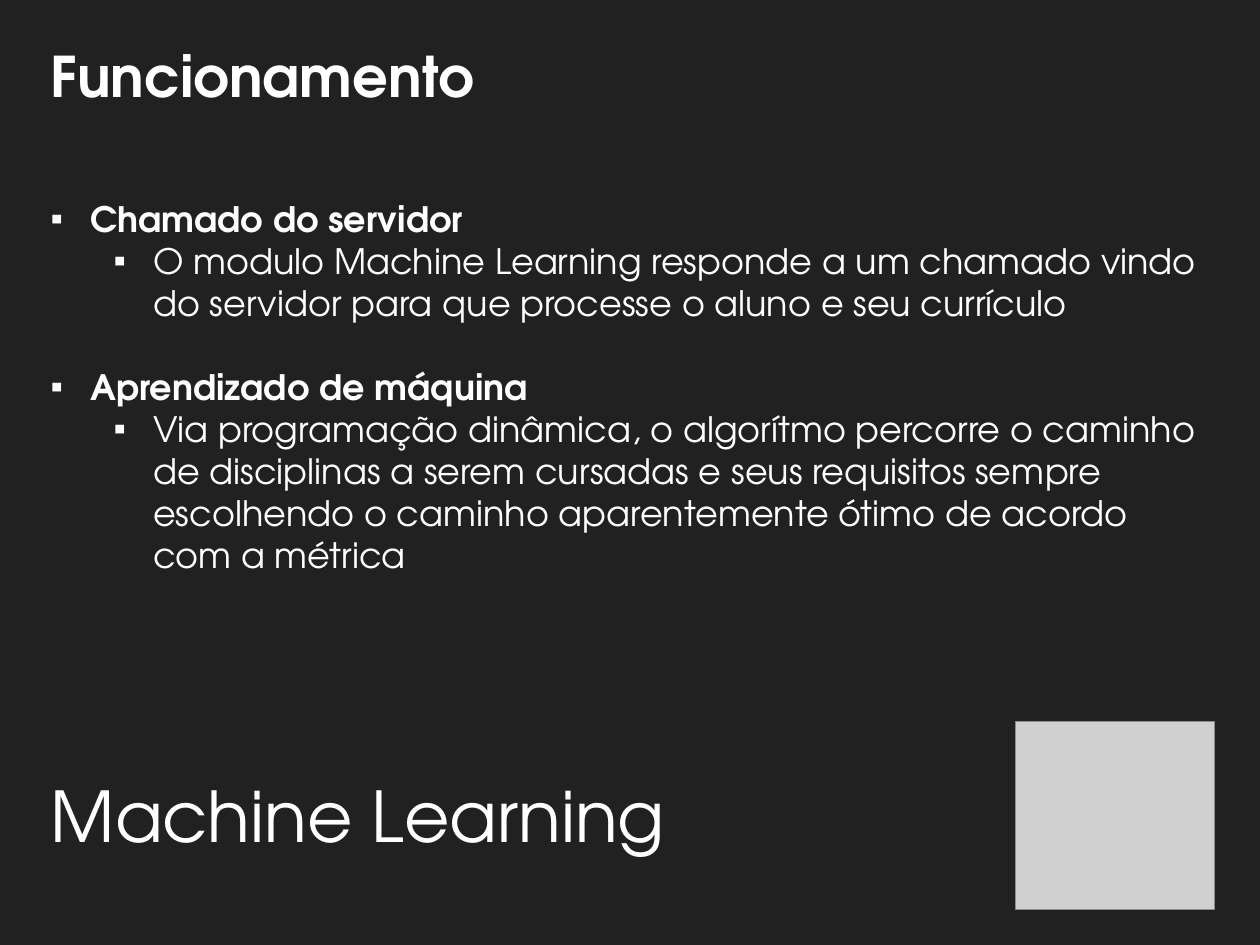
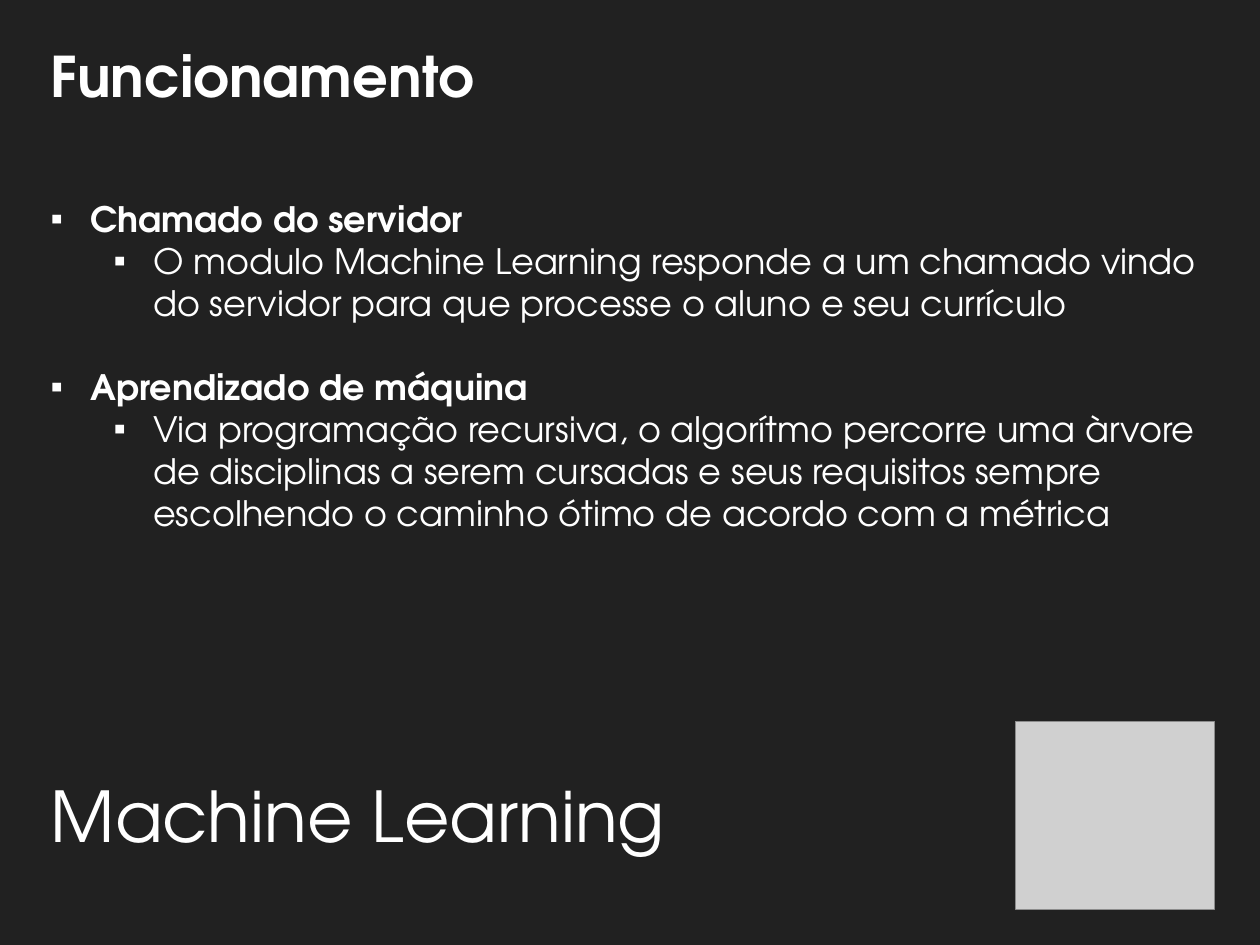
Before and after one commit to ovflowd/matriculeMe, a slide deck: slide 29 of Artefatos/ApresentaçãoFinal.pptx. Drawn at 1260x945 pixels with LibreOffice and Linux fonts; fonts in the diff are those of the drawing; grey boxes stand for pictures; background and template pictures are left out. Boxes give left, top, right and bottom in pixels: in the first picture for what was removed or moved away, otherwise in the second. Text is boxed around its words. In the diff, an @@ line names an element or a change of style, - is before the commit and + after.

```diff
--- a/Artefatos/ApresentaçãoFinal.pptx
+++ b/Artefatos/ApresentaçãoFinal.pptx
@@ text at [153, 406, 1194, 527]: text changed @@
-  ▪ Via programação dinâmica, o algorítmo percorre o caminho de disciplinas a serem cursadas e seus requisitos sempre escolhendo o caminho aparentemente ótimo de acordo com a métrica
+  ▪ Via programação recursiva, o algorítmo percorre uma àrvore de disciplinas a serem cursadas e seus requisitos sempre escolhendo o caminho ótimo de acordo com a métrica
```
Also in this commit, not shown: 1 other slide changed.
